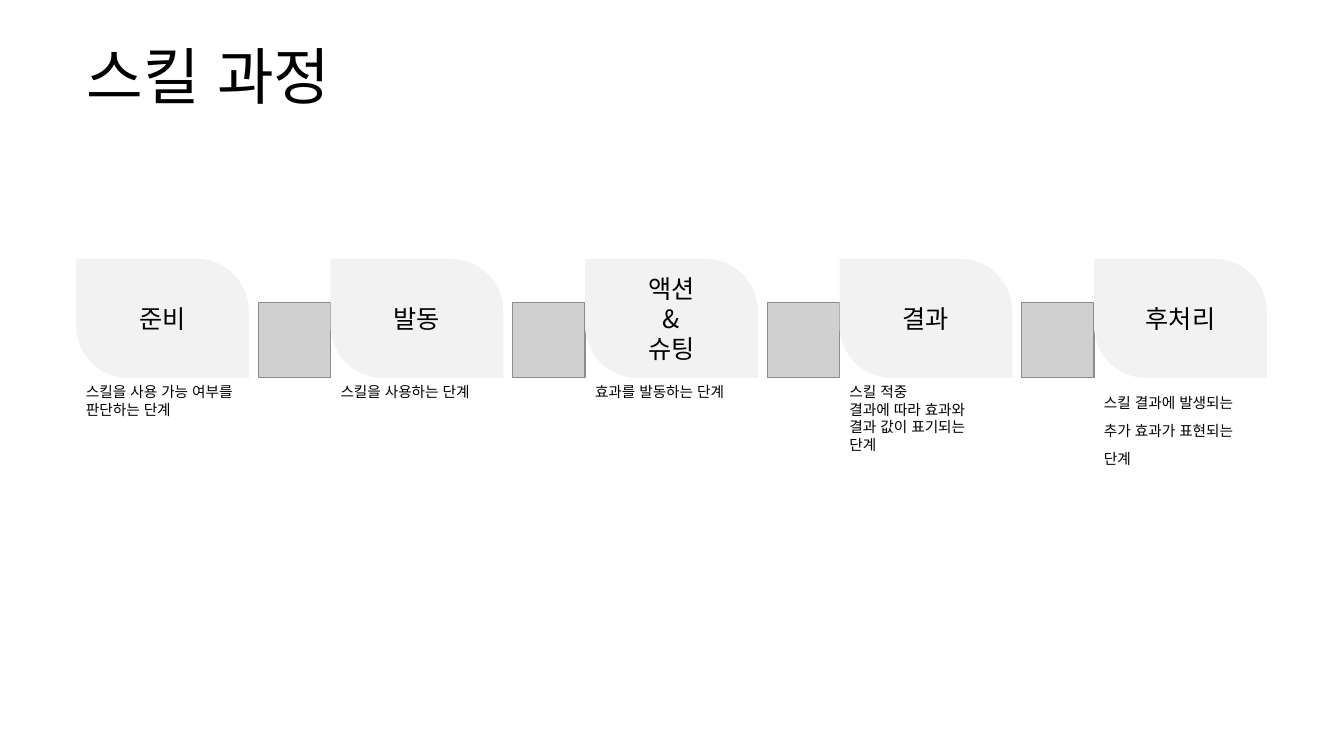
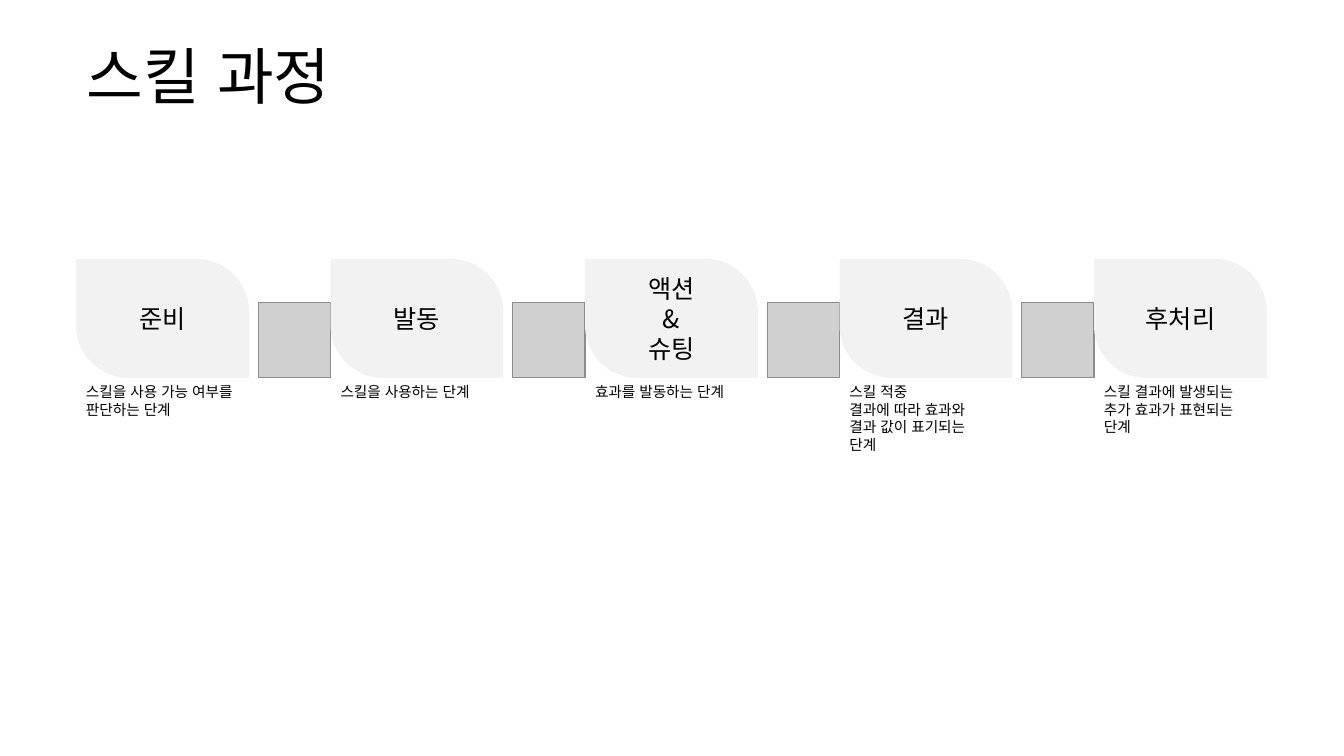
Before and after one commit to yjk0401/unityenginebasic_9th, a slide deck: slide 11 of 기획/방랑엽사전/스킬 시스템 기획서.pptx. Drawn at 1344x756 pixels with LibreOffice and Linux fonts; fonts in the diff are those of the drawing; grey boxes stand for pictures. Boxes give left, top, right and bottom in pixels: in the first picture for what was removed or moved away, otherwise in the second. Text is boxed around its words. In the diff, an @@ line names an element or a change of style, - is before the commit and + after.

```diff
--- a/기획/방랑엽사전/스킬 시스템 기획서.pptx
+++ b/기획/방랑엽사전/스킬 시스템 기획서.pptx
@@ text "스킬 결과에 발생되는 추가 효과가 ..." at (x1=1104, y1=385, x2=1233, y2=433): line spacing 1.6 to 1 @@
```
Also in this commit, not shown: 17 other slides changed, 32 other files.
